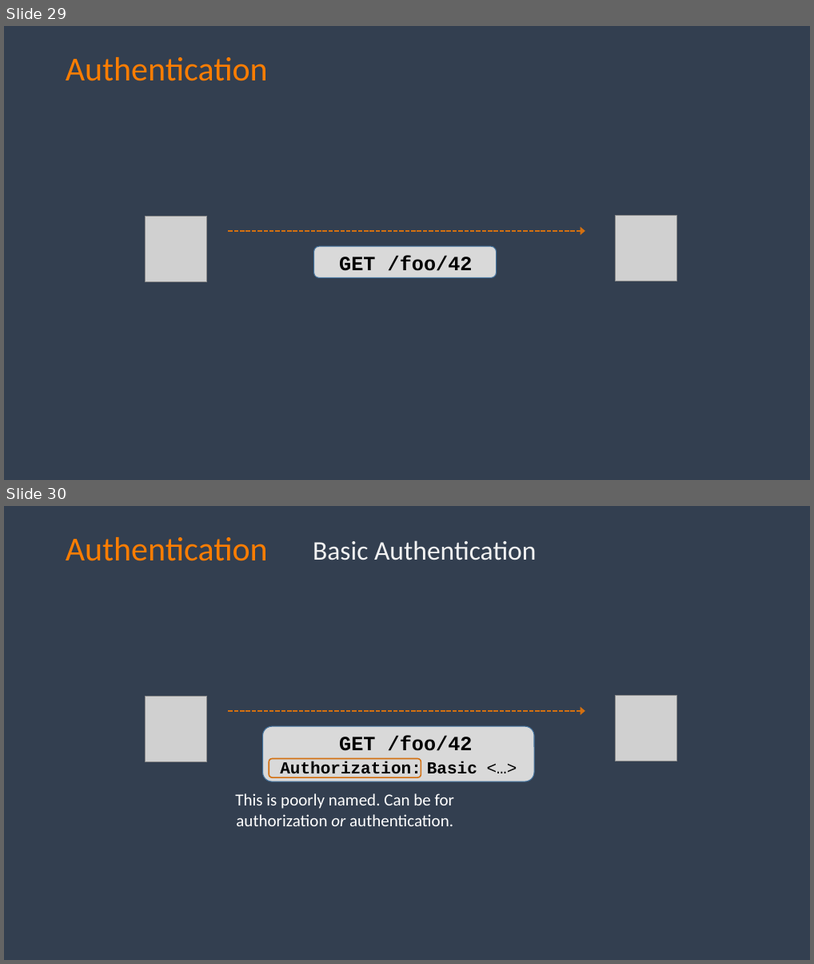
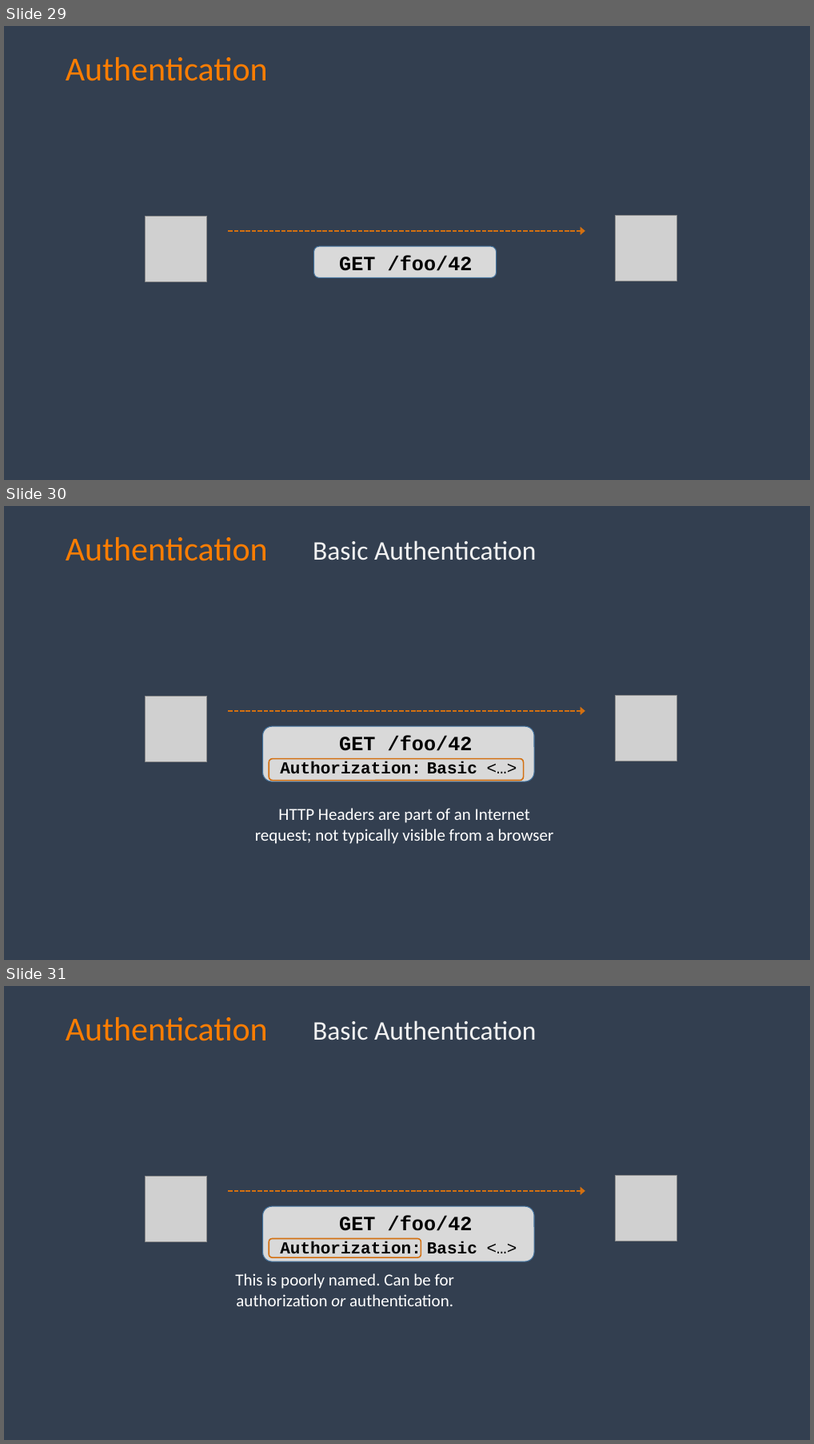
Before and after one commit to spetryjohnson/talk-PracticalAuthForDevs, a slide deck: Authentication for Non-Developers.pptx. Shown one above the other, each under a label of ours: slides 29 and 30 before the commit, slides 29, 30 and 31 after it. The pictures are 814x964 and 814x1444 pixels, drawn with LibreOffice and Linux fonts; fonts in the diff are those of the drawing; grey boxes stand for pictures. Boxes give left, top, right and bottom in pixels: in the first picture for what was removed or moved away, otherwise in the second. Text is boxed around its words. In the diff, an @@ line names an element or a change of style, - is before the commit and + after.

Commit message:
Started refactoring basic auth

```diff
--- a/Authentication for Non-Developers.pptx
+++ b/Authentication for Non-Developers.pptx
@@ slide 30 added at bbox=[4, 506, 810, 960], background #333F50 @@
@@ text added at bbox=[66, 537, 268, 561], 40 pt, text #FD7D00 @@
+Authentication
@@ text added at bbox=[313, 540, 537, 560], 32 pt, text #F2F2F2 @@
+Basic Authentication
@@ picture added at bbox=[146, 696, 207, 762] @@
@@ picture added at bbox=[616, 696, 678, 761] @@
@@ arrow added from (229, 711) to (586, 711), #D37011 1.75 pt dashed @@
@@ rounded rectangle added at bbox=[263, 726, 534, 781], fill #D9D9D9, outline #43739E 1 pt @@
@@ text added at bbox=[339, 735, 473, 751], 24 pt, text #000000, bold @@
+GET /foo/42
@@ rounded rectangle added at bbox=[269, 758, 524, 780], outline #D37011 1.5 pt @@
@@ text added at bbox=[280, 761, 422, 773], 20 pt, text #000000, bold @@
+Authorization:
@@ text added at bbox=[427, 761, 478, 774], 20 pt, text #000000, bold @@
+Basic
@@ text added at bbox=[482, 753, 524, 780], 20 pt, text #000000 @@
+<…>
@@ text added at bbox=[255, 808, 554, 844], 20 pt, text #FFFFFF @@
+HTTP Headers are part of an Internet request; not typically visible from a browser
@@ what was slide 30 is now slide 31 @@
```
Also in this commit, not shown: 2 slides changed.
